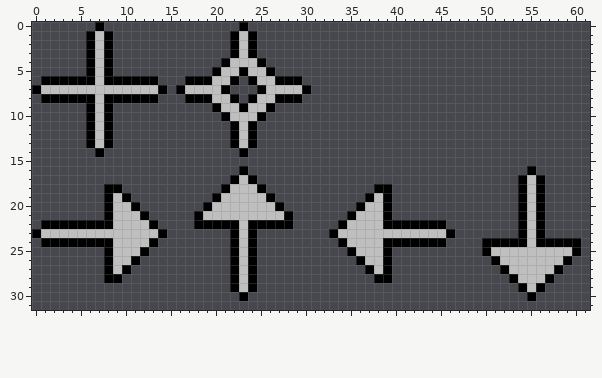
File history of a pixel-art sprite, cursor.png. The picture above was drawn from the file before the commit.
The file is 64x64 pixels. Shown: x 0..61, y 0..31.
And afterwards:
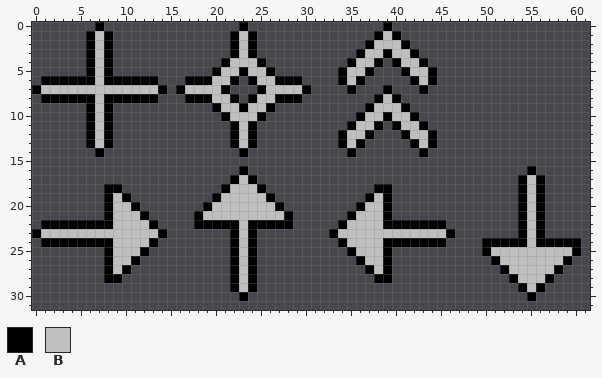
Palette (. is transparent): A #000000  B #bfbfbf
From the commit log: added more images; added 'forward' cursor type
Difference:
{"y":0,"x":39,"old":".","new":"A"}
{"y":1,"x":38,"old":"...","new":"ABA"}
{"y":2,"x":37,"old":".....","new":"ABBBA"}
{"y":3,"x":36,"old":".......","new":"ABBABBA"}
{"y":4,"x":35,"old":"....","new":"ABBA"}
{"y":4,"x":40,"old":"....","new":"ABBA"}
{"y":5,"x":34,"old":"....","new":"ABBA"}
{"y":5,"x":41,"old":"....","new":"ABBA"}
{"y":6,"x":34,"old":"...","new":"ABA"}
{"y":6,"x":42,"old":"...","new":"ABA"}
{"y":7,"x":35,"old":".","new":"A"}
{"y":7,"x":39,"old":".","new":"A"}
{"y":7,"x":43,"old":".","new":"A"}
{"y":8,"x":38,"old":"...","new":"ABA"}
{"y":9,"x":37,"old":".....","new":"ABBBA"}
{"y":10,"x":36,"old":".......","new":"ABBABBA"}
{"y":11,"x":35,"old":"....","new":"ABBA"}
{"y":11,"x":40,"old":"....","new":"ABBA"}
{"y":12,"x":34,"old":"....","new":"ABBA"}
{"y":12,"x":41,"old":"....","new":"ABBA"}
{"y":13,"x":34,"old":"...","new":"ABA"}
{"y":13,"x":42,"old":"...","new":"ABA"}
{"y":14,"x":35,"old":".","new":"A"}
{"y":14,"x":43,"old":".","new":"A"}
